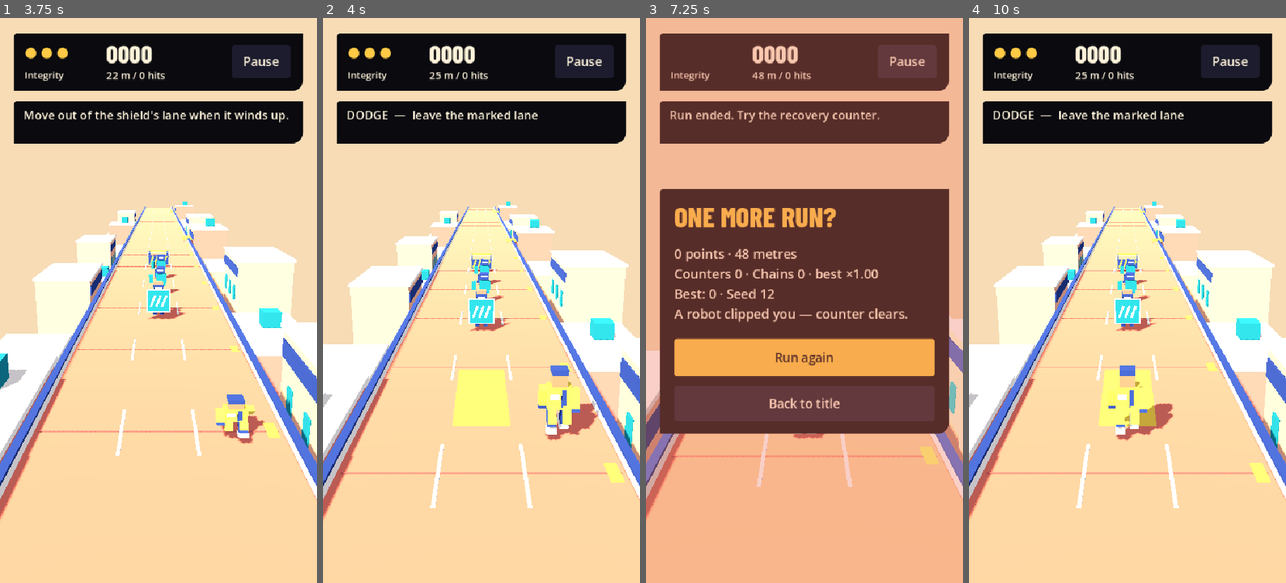
Above: before the commit, frames 1-4 (left to right).
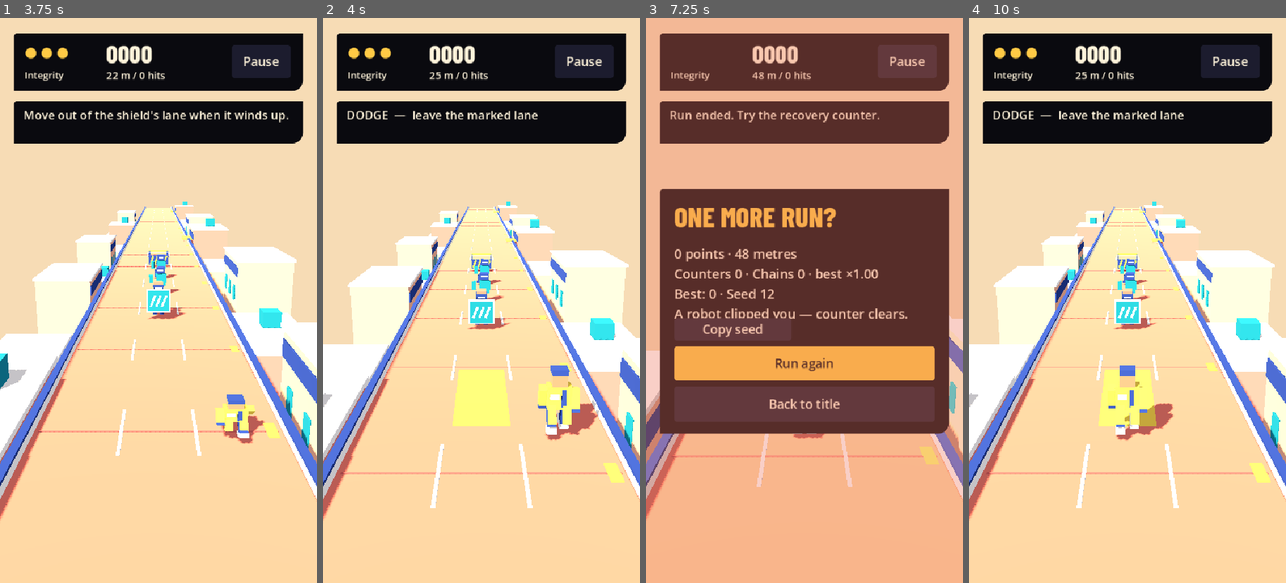
Above: after the commit, the same moments.

Repository: jiracipika/breakrun
Game: Godot game, scene res://scenes/main.tscn
Same seed, same stepped clock (60 frames per second), same inputs: the game is played once before the commit and once after it.
Inputs (mouse positions are in pixels of both pictures, inside the frame that each line leads up to):
- Up to frame 1 (3.75 s): click (158, 475) at 0.52 s; type "12" at 0.6 s; click "Start running" at 1.25 s; tap Enter at 2, 2.1, 3.6 s; move the mouse to (228, 272) at 2.02 s; hold D 2.03-2.75 s; click (228, 272) at 2.17 s; tap Space at 2.27 s; drag from (95, 328) to (142, 413) at 2.77 s; move the mouse to (190, 176) at 3.52 s; hold D from 3.53 s (still down)
- Up to frame 2 (4 s): keep holding D
- Up to frame 3 (7.25 s): release D at 4.25 s; drag from (788, 413) to (709, 215) at 4.27 s; tap Enter at 5, 5.1, 6.6 s; move the mouse to (899, 385) at 5.02 s; hold A 5.03-5.75 s; tap Space at 5.27 s; drag from (709, 215) to (756, 159) at 5.77 s; move the mouse to (820, 300) at 6.52 s; hold S from 6.53 s (still down); click (820, 300) at 6.67 s
- Up to frame 4 (10 s): release S at 7.25 s; click "Run again" at 7.25 s; drag from (1079, 159) to (1064, 328) at 8.02 s; move the mouse to (1197, 272) at 8.77 s; hold W 8.78-9.5 s; tap Enter at 8.85 s; tap Space at 9.02 s; drag from (1064, 328) to (1111, 413) at 9.52 s

Frame 1 is identical in both runs. In frame 2, 0.1% of the frame differs, in the area x 45-59%, y 47-56%; in frame 3, 2.5%, in the area x 8-92%, y 53-70%; in frame 4, 0.1%.

Commit message:
Share and punch: copyable result-screen seed, authored shield wind-up, reaching counter kick
- Copy seed button on the result screen: clipboard write via navigator.clipboard on web (HTTPS + tap gesture) / DisplayServer on native, 'Copied!' acknowledgment; actual clipboard contents unproven headlessly
- Shield robot pulls back across z 12-9 of approach before the bash lunge — anticipation then release
- Counter kick raises the leg higher with torso lean (reduced-motion gated as before)
- Red-to-green integration catch: extra add_child on an already-parented button broke three scene suites
- test_scene 24 assertions; suites 14/14

Diff:
--- a/scripts/main.gd
+++ b/scripts/main.gd
@@ -21,6 +21,8 @@
 var _legend_age: float = 0.0
 var _legend_done: bool = false
 var seed_input: LineEdit
+var copy_seed_button: Button
+var copy_seed_timer: float = 0.0
 var camera: Camera3D
 var burst_pieces: Array = []
 var score_label: Label
@@ -239,11 +241,31 @@
 	interface.add_child(result_overlay)
 	panel(result_overlay, Rect2(24, 291, 492, 415), INK)
 	label(result_overlay, "ONE MORE RUN?", Rect2(48, 308, 440, 62), 48, GOLD)
-	result_label = label(result_overlay, "", Rect2(48, 385, 440, 150), 22)
+	result_label = label(result_overlay, "", Rect2(48, 385, 440, 118), 22)
 	result_label.autowrap_mode = TextServer.AUTOWRAP_WORD_SMART
-	button(result_overlay, "Run again", Rect2(48, 545, 444, 64), start_run, true)
-	button(result_overlay, "Back to title", Rect2(48, 625, 444, 60), return_to_title)
+	copy_seed_button = button(result_overlay, "Copy seed", Rect2(48, 510, 200, 38), copy_seed)
+	copy_seed_button.name = "CopySeed"
+	button(result_overlay, "Run again", Rect2(48, 558, 444, 58), start_run, true)
+	button(result_overlay, "Back to title", Rect2(48, 626, 444, 60), return_to_title)
 	result_overlay.visible = false
+
+## Put the shown seed on the clipboard so sharing needs no retyping. Web gets
+## the async navigator API (HTTPS + this tap gesture satisfy its rules);
+## native builds use the display server. Acknowledge either way.
+func copy_seed() -> void:
+	var seed_text: String = str(model.run_seed)
+	if OS.has_feature("web"):
+		JavaScriptBridge.eval("navigator.clipboard.writeText('%s');" % seed_text, true)
+	else:
+		DisplayServer.clipboard_set(seed_text)
+	copy_seed_button.text = "Copied!"
+	copy_seed_timer = 1.5
+
+func _tick_copy_feedback(delta: float) -> void:
+	if copy_seed_timer > 0.0:
+		copy_seed_timer = maxf(0.0, copy_seed_timer - delta)
+		if copy_seed_timer == 0.0:
+			copy_seed_button.text = "Copy seed"
 
 func _fresh_seed() -> int:
 	# Global RNG is entropy-seeded in Godot 4; mix the clock so rapid restarts differ.
@@ -589,10 +611,13 @@
 			_spawn_burst()
 	kick_timer = maxf(0.0, kick_timer - delta)
 	if kick_timer > 0 and not reduced_motion:
-		runner.get_node("LegR").rotation.x = -1.6
+		# A reaching kick: leg swings high and the torso leans into it.
+		runner.get_node("LegR").rotation.x = -2.1
+		runner.rotation.x = 0.18
 		runner.rotation.z = 0.23 * (model.lane - model.last_counter_lane)
 	else:
 		runner.rotation.z = 0.0
+	_tick_copy_feedback(delta)
 	# Counter kick punches the view wider; a boost eases it wider still.
 	var fov_kick: float = 0.0
 	if kick_timer > 0 and not reduced_motion:
@@ -624,6 +649,11 @@
 			actor.position.y = 0.35
 			# Cartwheel away small: a full-size flat plate reads as a slab.
 			actor.scale = Vector3(0.62, 0.62, 0.62)
+		elif enemy.phase == "approach" and enemy.kind == "shield" and enemy.z <= 12.0:
+			# Authored wind-up: pull back before the bash lunge so the attack
+			# reads as anticipation then release.
+			actor.rotation.x = 0.14
+			actor.position.z -= 0.35
 		elif enemy.phase == "approach" and enemy.kind == "dummy":
 			# Idle sway so stacked dummies don't merge into one clump.
 			actor.rotation.z = 0.05 * sin(model.time * 3.0 + float(enemy.id))
--- a/tests/test_scene.gd
+++ b/tests/test_scene.gd
@@ -67,6 +67,11 @@
 				game.model.state = "dead"
 				game._physics_process(0.01)
 				check(game.result_overlay.visible, "death displays result screen")
+				var copy_seed: Button = game.get_node_or_null("Interface/ResultOverlay/CopySeed")
+				check(copy_seed != null, "result screen exposes a copy-seed button")
+				if copy_seed != null:
+					copy_seed.pressed.emit()
+					check(copy_seed.text.begins_with("Copied"), "copying acknowledges with feedback")
 				game.start_run()
 				check(game.model.hp == 3 and game.model.distance == 0.0, "restart clears old run")
 			game.free()
Not shown, changed: docs/VERIFICATION.md
Not shown, added: docs/plans/012-share-and-punch.md
Not shown, changed: web/index.pck
